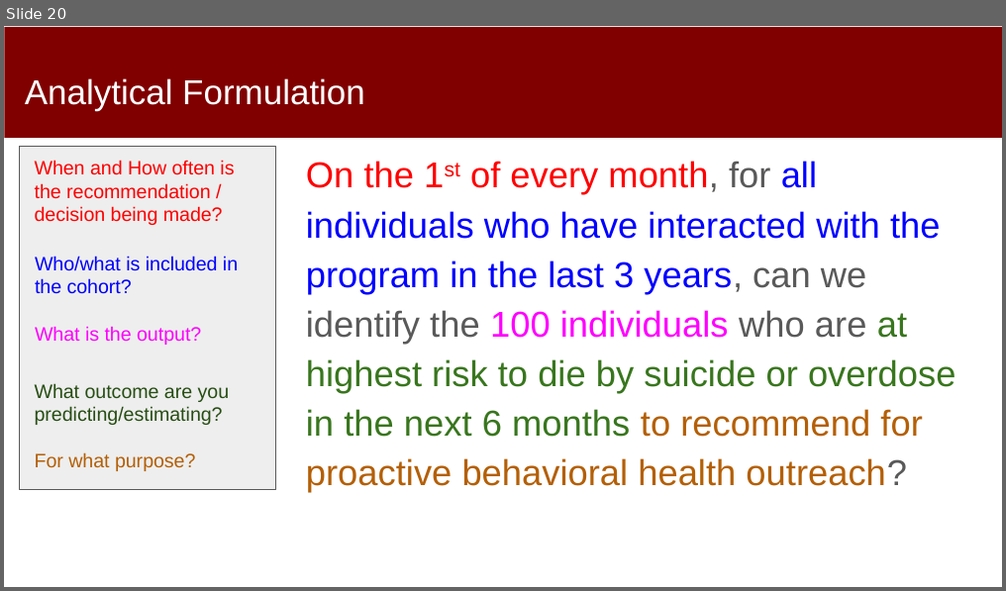
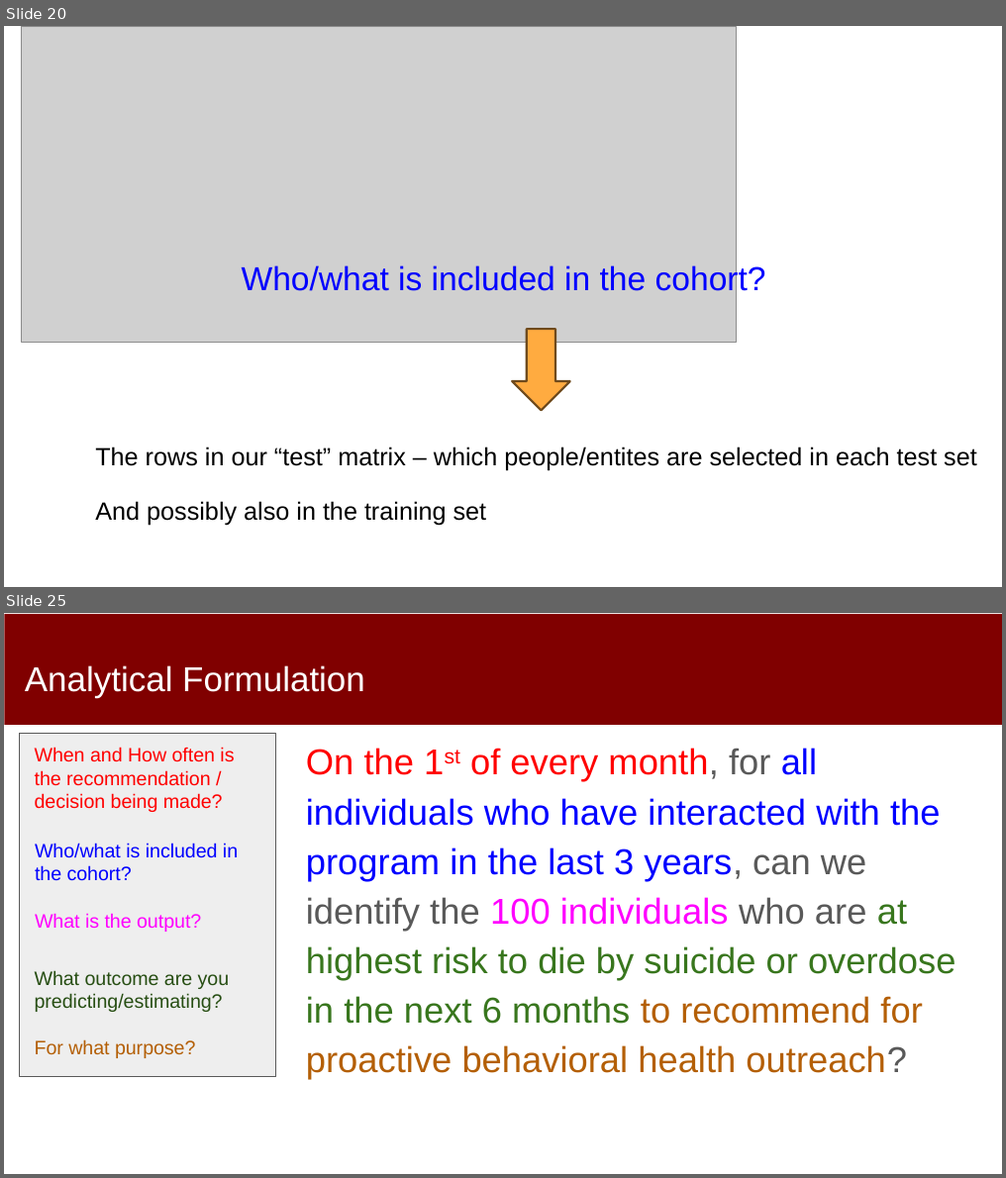
Before and after one commit to dssg/MLinPractice, a slide deck: Lectures/Lecture4-Formulation.pptx. Shown one above the other, each under a label of ours: slide 20 before the commit, slides 20 and 25 after it; the slides between them are not shown. The pictures are 1006x591 and 1006x1178 pixels, drawn with LibreOffice and Linux fonts; fonts in the diff are those of the drawing; grey boxes stand for pictures. Boxes give left, top, right and bottom in pixels: in the first picture for what was removed or moved away, otherwise in the second. Text is boxed around its words. In the diff, an @@ line names an element or a change of style, - is before the commit and + after.

```diff
--- a/Lectures/Lecture4-Formulation.pptx
+++ b/Lectures/Lecture4-Formulation.pptx
@@ slide 20 added at [4, 26, 1002, 587], background #FFFFFF @@
@@ picture added at [21, 26, 737, 342] @@
@@ text added at [242, 264, 766, 297], 32 pt, text #0000FF @@
+Who/what is included in the cohort?
@@ down arrow added at [512, 329, 570, 411], fill #FFAB40, outline #704B1C 2 pt @@
@@ text added at [95, 447, 977, 472], 24 pt, text #000000 @@
+The rows in our “test” matrix – which people/entites are selected in each test set
@@ text added at [95, 501, 487, 526], 24 pt, text #000000 @@
+And possibly also in the training set
@@ what was slide 20 is now slide 25 @@
```
Also in this commit, not shown: 4 slides changed, 4 other slides added, 1 other file.
